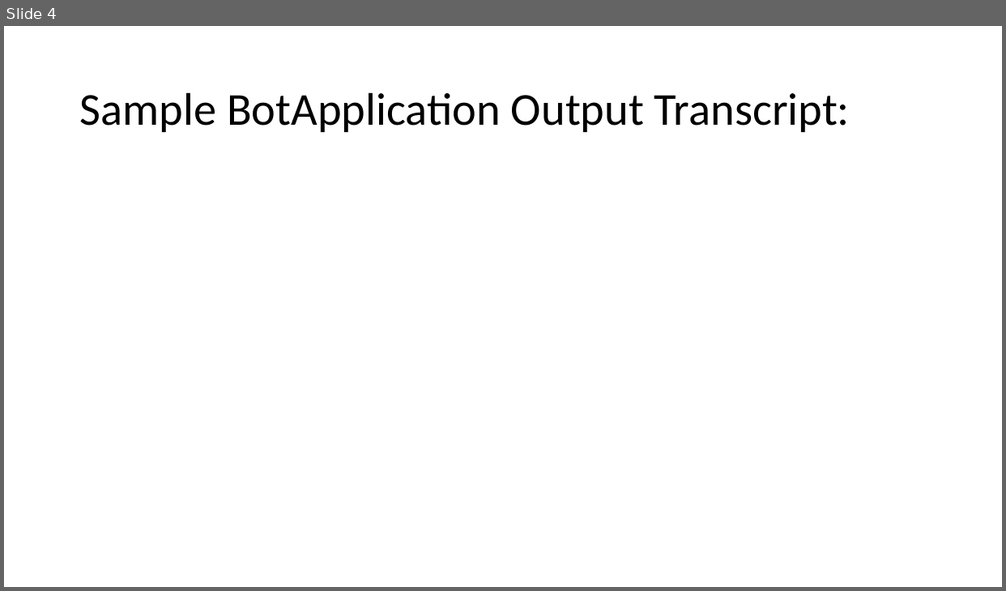
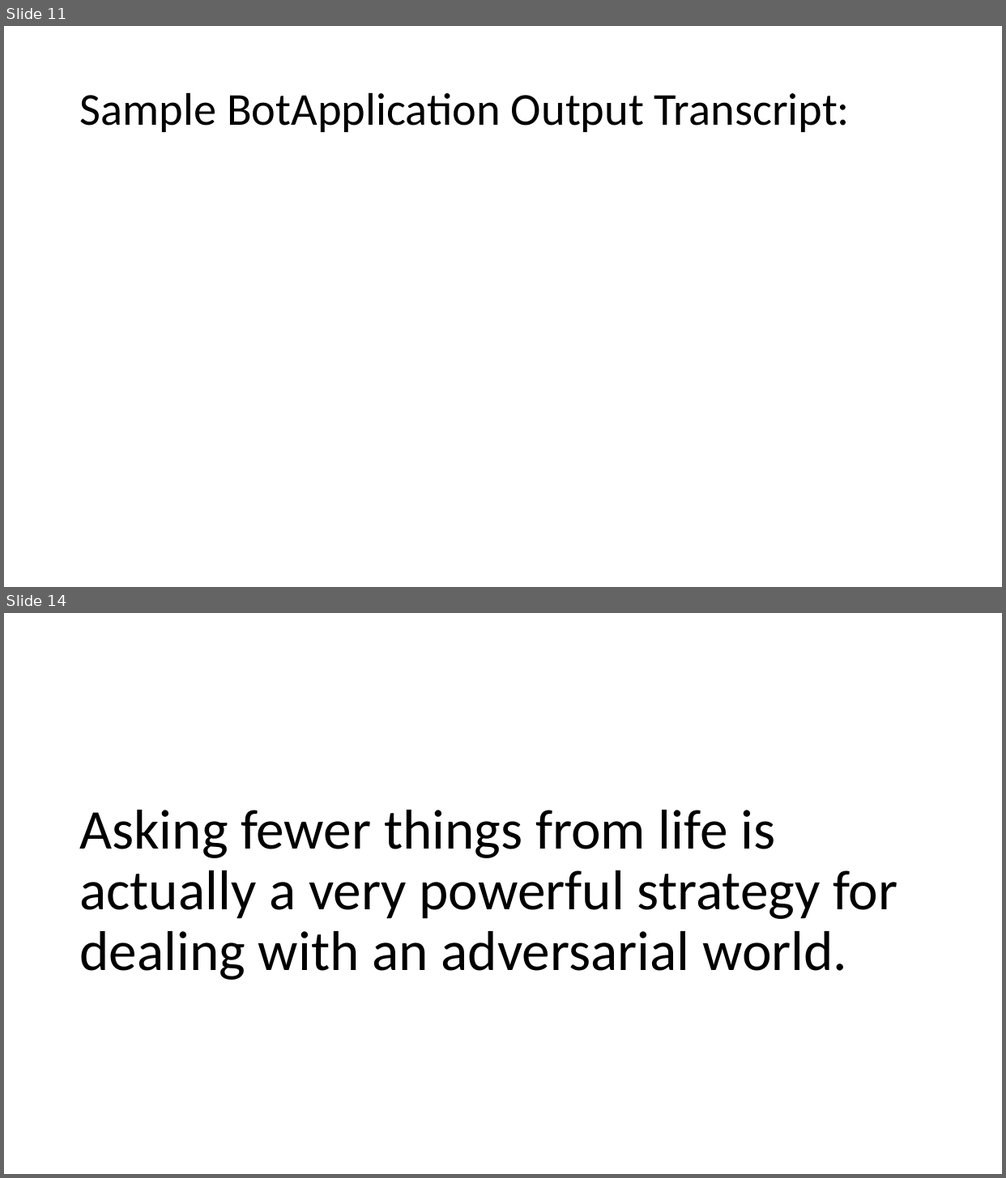
Before and after one commit to saluber/LyncMeetingTranscript, a slide deck: LyncMeetingTranscript.pptx. Shown one above the other, each under a label of ours: slide 4 before the commit, slides 11 and 14 after it; the slides between them are not shown. The pictures are 1006x591 and 1006x1178 pixels, drawn with LibreOffice and Linux fonts; fonts in the diff are those of the drawing. Boxes give left, top, right and bottom in pixels: in the first picture for what was removed or moved away, otherwise in the second. Text is boxed around its words. In the diff, an @@ line names an element or a change of style, - is before the commit and + after.

```diff
--- a/LyncMeetingTranscript.pptx
+++ b/LyncMeetingTranscript.pptx
@@ slide 14 added at box(4, 613, 1002, 1174), background #FFFFFF @@
@@ title added at box(79, 810, 897, 980), 54 pt, text #000000 @@
+Asking fewer things from life is actually a very powerful strategy for dealing with an adversarial world.
@@ what was slide 4 is now slide 11 @@
```
Also in this commit, not shown: 1 slide changed, 12 other slides added, 1 slide removed, 13 other files.
